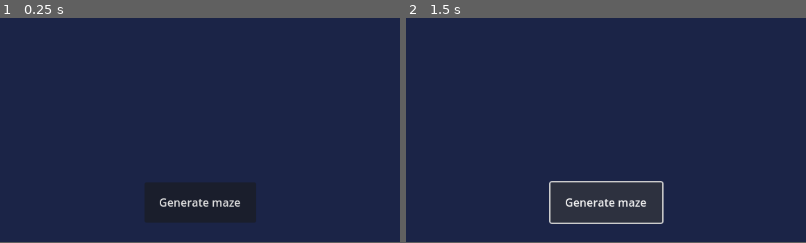
Above: before the commit, frames 1-2 (left to right).
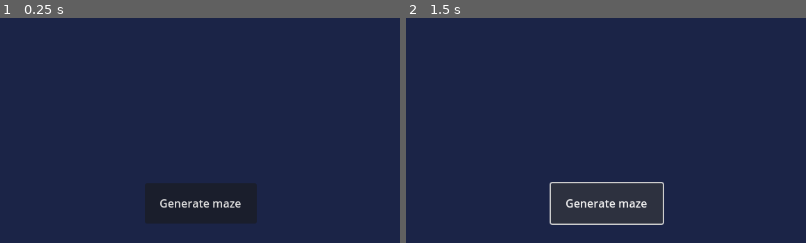
Above: after the commit, the same moments.

Repository: Kobefir/maze-generation
Game: Godot game, scene res://world.tscn
Same seed, same stepped clock (60 frames per second), same inputs: the game is played once before the commit and once after it.
Inputs:
- Up to frame 1 (0.25 s): no input
- Up to frame 2 (1.5 s): click "Generate maze" at 0.5 s; click "Generate maze" at 1.25 s
The pictures show only the part of the screen within x 28-78%, y 50-100%; the shares and areas given below are measured in that part.
The window is 799x449 before the commit and 800x450 after it. Grey fills any space a smaller window leaves; there, only what the larger window draws over its background counts as a difference.

The runs differ from the first frame. In frame 1, 0.5% of the frame differs, in the area x 40-61%, y 80-85%; in frame 2, 1.4%, in the area x 35-65%, y 72-92%.

Commit message:
Updated project settings to support low-res pixel art

Diff:
--- /dev/null
+++ b/map_ui.tres
@@ -0,0 +1,3 @@
+[gd_resource type="TileSet" format=3 uid="uid://cxnpf76q08m5y"]
+
+[resource]
--- a/project.godot
+++ b/project.godot
@@ -13,20 +13,28 @@
 config/name="Maze Generation"
 run/main_scene="uid://d2jqibm3vtgex"
 config/features=PackedStringArray("4.5", "Forward Plus")
-config/icon="res://icon.svg"
+config/icon="res://art/icon.svg"
 
 [autoload]
 
 SignalBus="*res://signal_bus.gd"
 
+[display]
+
+window/stretch/mode="viewport"
+window/stretch/scale_mode="integer"
+
 [file_customization]
 
 folder_colors={
+"res://art/": "pink",
 "res://aseprite/": "teal"
 }
 
 [rendering]
 
+textures/canvas_textures/default_texture_filter=0
 renderer/rendering_method="gl_compatibility"
 renderer/rendering_method.mobile="gl_compatibility"
 environment/defaults/default_clear_color=Color(0.105882354, 0.14117648, 0.2784314, 1)
+2d/snap/snap_2d_transforms_to_pixel=true
Renamed: icon.svg -> art/icon.svg
Not shown, changed: art/icon.svg.import
Binary file added: art/map_ui.png
Not shown, added: art/map_ui.png.import
